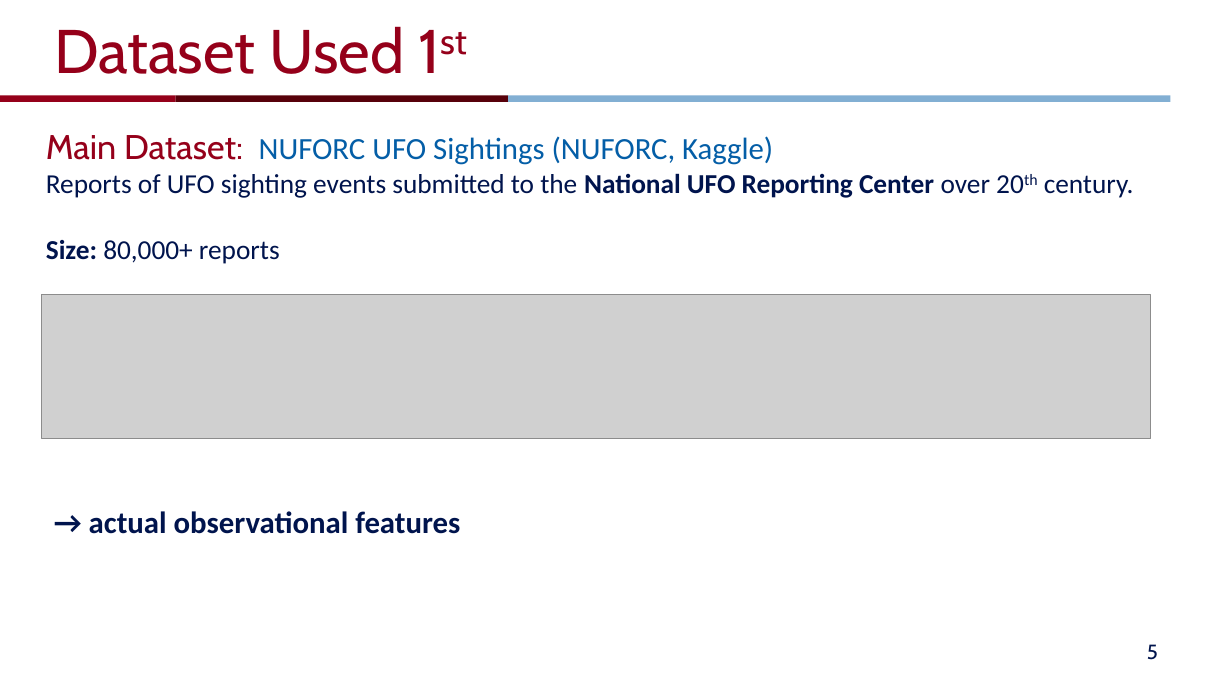
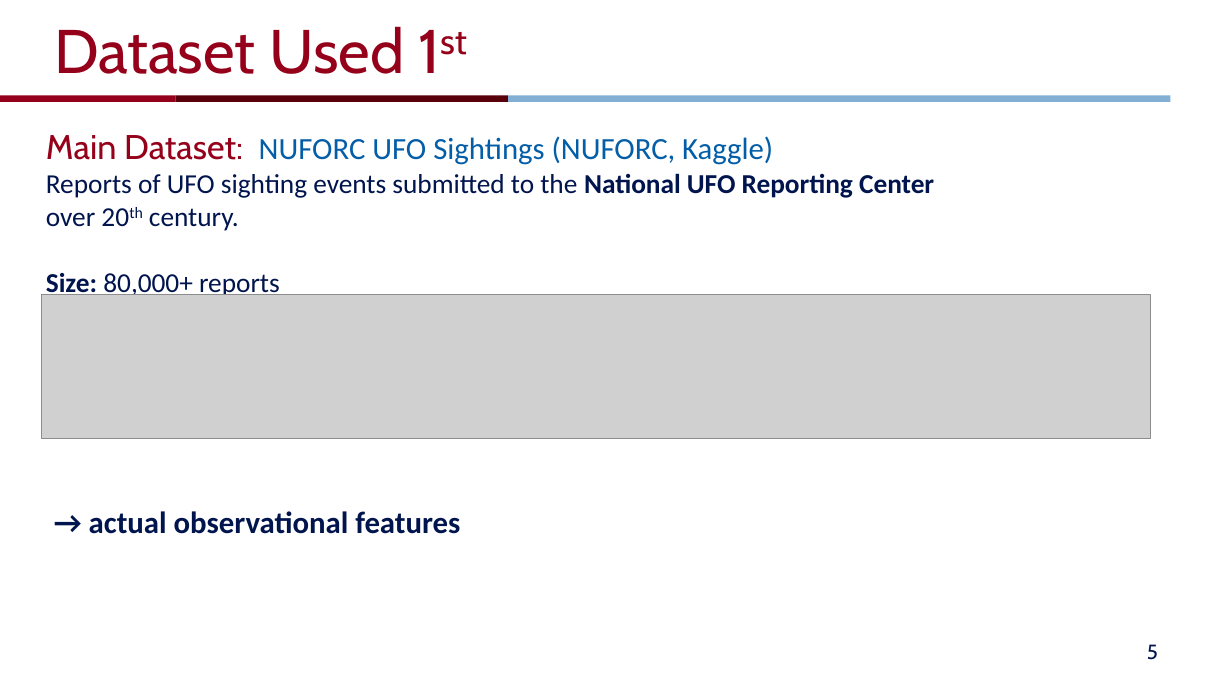
Before and after one commit to jingyig16/ufo-sightings, a slide deck: slide 5 of pre.pptx. Drawn at 1232x693 pixels with LibreOffice and Linux fonts; fonts in the diff are those of the drawing; grey boxes stand for pictures; background and template pictures are left out. Boxes give left, top, right and bottom in pixels: in the first picture for what was removed or moved away, otherwise in the second. Text is boxed around its words. In the diff, an @@ line names an element or a change of style, - is before the commit and + after.

Commit message:
slides

```diff
--- a/pre.pptx
+++ b/pre.pptx
@@ text at <box>46,173,934,231</box>: text changed @@
-Reports of UFO sighting events submitted to the National UFO Reporting Center over 20th century.
+Reports of UFO sighting events submitted to the National UFO Reporting Center
+over 20th century.
```
Also in this commit, not shown: 1 slide added, 1 other file.
